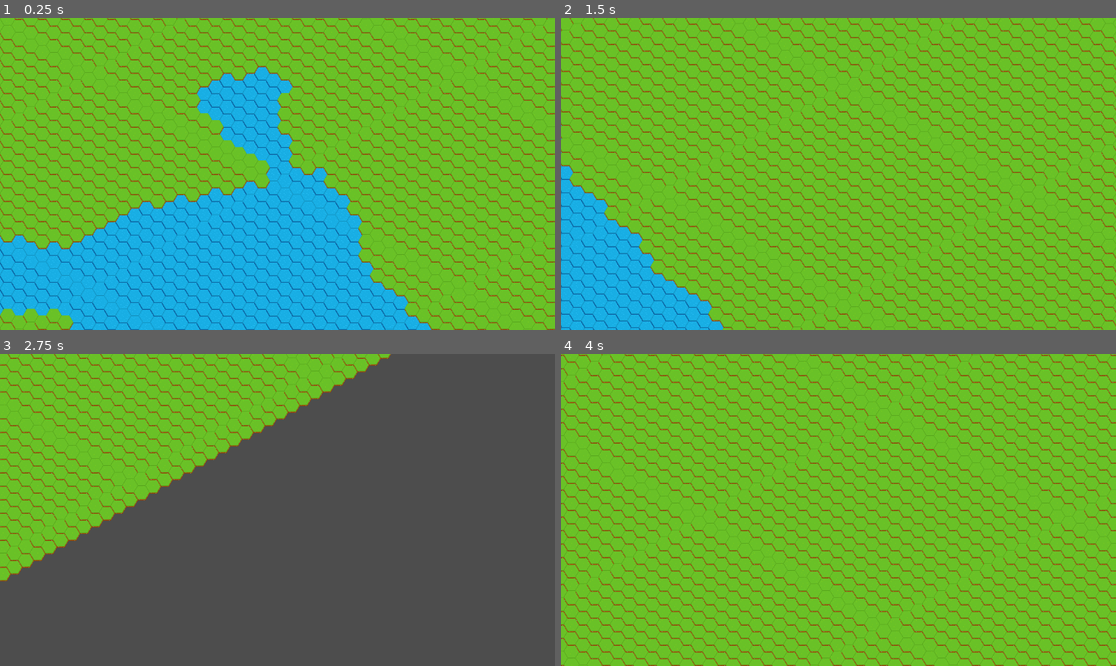
Above: before the commit, frames 1-4 (two rows, left to right).
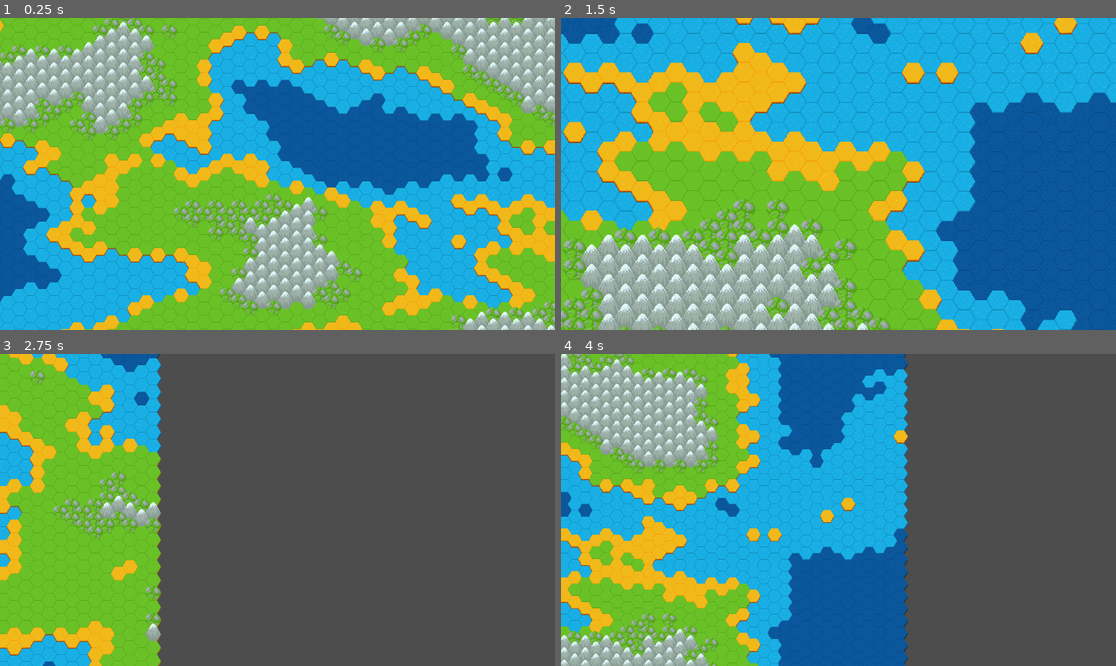
Above: after the commit, the same moments.

Repository: canielDarias/procedural_map_gen
Game: Godot game, scene res://scenes/overworld.tscn
Same seed, same stepped clock (60 frames per second), same inputs: the game is played once before the commit and once after it. The project has no main scene, so this scene is started directly.
Inputs (mouse positions are in pixels of both pictures, inside the frame that each line leads up to):
- Up to frame 1 (0.25 s): no input
- Up to frame 2 (1.5 s): tap Enter at 0.5 s; move the mouse to (960, 158) at 0.52 s; hold D (move_right) 0.53-1.28 s; tap Mouse wheel down (scroll_down, bound only after the commit) at 0.6 s; tap Mouse wheel up (scroll_up, bound only after the commit) at 0.8, 1.35 s; move the mouse to (727, 189) at 1.27 s; hold S (move_down) from 1.28 s (still down)
- Up to frame 3 (2.75 s): tap Mouse wheel down (scroll_down, bound only after the commit) at 1.55, 2.1 s; move the mouse to (333, 441) at 2.02 s; release S (move_down) at 2.03 s; hold D (move_right) from 2.03 s (still down); tap Mouse wheel up (scroll_up, bound only after the commit) at 2.3 s
- Up to frame 4 (4 s): move the mouse to (810, 572) at 2.77 s; release D (move_right) at 2.78 s; hold W (move_up) 2.78-3.53 s; tap Mouse wheel up (scroll_up, bound only after the commit) at 2.85, 3.8 s; tap Mouse wheel down (scroll_down, bound only after the commit) at 3.05, 3.6 s; move the mouse to (1005, 556) at 3.52 s; hold A (move_left) from 3.53 s (still down)

The runs differ from the first frame. In frame 1, 75% of the frame differs, in the area x 0-100%, y 0-100%; in frame 2, 87%; in frame 3, 30%; in frame 4, 91%.

Commit message:
camera zoom; map gen

Diff:
--- a/data/tilemap_overworld.tres
+++ b/data/tilemap_overworld.tres
@@ -1,6 +1,47 @@
-[gd_resource type="TileSet" load_steps=3 format=3 uid="uid://deippwyf75tl6"]
+[gd_resource type="TileSet" load_steps=5 format=3 uid="uid://deippwyf75tl6"]
 
 [ext_resource type="Texture2D" uid="uid://bud8w8yka6e5n" path="res://assets/tiles/fantasyhextiles_v3.png" id="1_4t2ht"]
+[ext_resource type="Texture2D" uid="uid://btl6myenv6tw" path="res://assets/tiles/fantasyhextiles_randr_4_v1.png" id="1_tocfe"]
+
+[sub_resource type="TileSetAtlasSource" id="TileSetAtlasSource_rhiyj"]
+texture = ExtResource("1_tocfe")
+texture_region_size = Vector2i(32, 28)
+0:0/0 = 0
+1:0/0 = 0
+2:0/0 = 0
+3:0/0 = 0
+4:0/0 = 0
+6:0/0 = 0
+0:1/0 = 0
+1:1/0 = 0
+2:1/0 = 0
+3:1/0 = 0
+4:1/0 = 0
+5:1/0 = 0
+6:1/0 = 0
+0:2/0 = 0
+1:2/0 = 0
+2:2/0 = 0
+3:2/0 = 0
+0:3/0 = 0
+1:3/0 = 0
+2:3/0 = 0
+3:3/0 = 0
+0:4/0 = 0
+1:4/0 = 0
+2:4/0 = 0
+3:4/0 = 0
+4:4/0 = 0
+5:4/0 = 0
+6:4/0 = 0
+0:5/0 = 0
+1:5/0 = 0
+2:5/0 = 0
+3:5/0 = 0
+0:6/0 = 0
+1:6/0 = 0
+2:6/0 = 0
+3:6/0 = 0
 
 [sub_resource type="TileSetAtlasSource" id="TileSetAtlasSource_nb37h"]
 texture = ExtResource("1_4t2ht")
@@ -8,6 +49,7 @@
 6:0/0 = 0
 6:0/0/texture_origin = Vector2i(0, 8)
 0:0/size_in_atlas = Vector2i(2, 3)
+0:0/next_alternative_id = 2
 0:0/0 = 0
 0:0/0/texture_origin = Vector2i(0, 8)
 2:0/size_in_atlas = Vector2i(2, 3)
@@ -136,7 +178,8 @@
 
 [resource]
 tile_shape = 3
-tile_layout = 4
+tile_layout = 5
 tile_offset_axis = 1
 tile_size = Vector2i(32, 28)
 sources/3 = SubResource("TileSetAtlasSource_nb37h")
+sources/0 = SubResource("TileSetAtlasSource_rhiyj")
--- a/project.godot
+++ b/project.godot
@@ -36,6 +36,16 @@
 "events": [Object(InputEventKey,"resource_local_to_scene":false,"resource_name":"","device":-1,"window_id":0,"alt_pressed":false,"shift_pressed":false,"ctrl_pressed":false,"meta_pressed":false,"pressed":false,"keycode":0,"physical_keycode":83,"key_label":0,"unicode":115,"echo":false,"script":null)
 ]
 }
+scroll_up={
+"deadzone": 0.5,
+"events": [Object(InputEventMouseButton,"resource_local_to_scene":false,"resource_name":"","device":-1,"window_id":0,"alt_pressed":false,"shift_pressed":false,"ctrl_pressed":false,"meta_pressed":false,"button_mask":0,"position":Vector2(0, 0),"global_position":Vector2(0, 0),"factor":1.0,"button_index":4,"canceled":false,"pressed":false,"double_click":false,"script":null)
+]
+}
+scroll_down={
+"deadzone": 0.5,
+"events": [Object(InputEventMouseButton,"resource_local_to_scene":false,"resource_name":"","device":-1,"window_id":0,"alt_pressed":false,"shift_pressed":false,"ctrl_pressed":false,"meta_pressed":false,"button_mask":0,"position":Vector2(0, 0),"global_position":Vector2(0, 0),"factor":1.0,"button_index":5,"canceled":false,"pressed":false,"double_click":false,"script":null)
+]
+}
 
 [rendering]
 
--- a/scenes/Camera2D.gd
+++ /dev/null
@@ -1,21 +0,0 @@
-extends Camera2D
-
-@export var speed : int
-
-# Called when the node enters the scene tree for the first time.
-func _ready():
-	pass # Replace with function body.
-
-func _process(delta):
-	var velocity = Vector2()
-	if Input.is_action_pressed("move_right"):
-			velocity.x += 1
-	if Input.is_action_pressed("move_left"):
-			velocity.x -= 1
-	if Input.is_action_pressed("move_down"):
-			velocity.y += 1
-	if Input.is_action_pressed("move_up"):
-		velocity.y -= 1
-
-	velocity = velocity.normalized() * speed * delta
-	global_position += velocity
--- /dev/null
+++ b/scenes/camera.gd
@@ -0,0 +1,39 @@
+extends Camera2D
+
+@export var speed : int
+@export var zoom_spd : float
+
+var zoom_trg : float
+var zoomin : bool
+
+# Called when the node enters the scene tree for the first time.
+func _ready():
+	zoom_trg = 1
+
+func _process(delta):
+	var velocity = Vector2()
+	var zm = Vector2()
+
+	if Input.is_action_pressed("move_right"):
+		velocity.x += 1
+	if Input.is_action_pressed("move_left"):
+		velocity.x -= 1
+	if Input.is_action_pressed("move_down"):
+		velocity.y += 1
+	if Input.is_action_pressed("move_up"):
+		velocity.y -= 1
+	if Input.is_action_just_released("scroll_up") && zoom_trg <= 2:
+		zoom_trg *= 2
+		zoomin = true
+	if Input.is_action_just_released("scroll_down") && zoom_trg >= 0.5:
+		zoom_trg /= 2
+		zoomin = false
+
+	velocity = velocity.normalized() * speed * delta
+
+	if zoom_trg > zoom.x && zoomin:
+		zoom *= zoom_spd
+	if zoom_trg < zoom.x && !zoomin:
+		zoom /= zoom_spd
+
+	global_position += velocity
--- a/scenes/overworld.gd
+++ b/scenes/overworld.gd
@@ -8,18 +8,44 @@
 @onready var tile_map = $TileMap
 
 var source_id = 3
-var water_atlas = Vector2i(12,0)
-var land_atlas = Vector2i(0,0)
+var deep_water = Vector2i(14,0)
+var water = Vector2i(12,0)
+var land = Vector2i(0,0)
+var sand = Vector2i(0,9)
+var hill = Vector2i(6,0)
+var mountain = Vector2i(10,0)
 
 func generate_world():
-	for x in range(-width/2, width/2):
-		for y in range(-heigth/2, heigth/2):
+	var x : float
+	var y : float
+
+	for w : float in range(width):
+		x = floor(-width/4)*3 + floor(w/2)
+		y = floor(-heigth/4) - ceil(w/2)
+
+		if w == floor(0):
+			print(x,",",y)
+
+		for h : float in range(heigth):
+
 			var noise_val = noise.get_noise_2d(x,y)
 
-			if noise_val < 0.0:
-				tile_map.set_cell(0, Vector2i(x,y),source_id,water_atlas)
-			elif noise_val > 0.0:
-				tile_map.set_cell(0, Vector2i(x,y),source_id,land_atlas)
+			if noise_val < -0.3:
+				tile_map.set_cell(-1, Vector2i(x,y),source_id,deep_water)
+			elif noise_val < 0.0:
+				tile_map.set_cell(0, Vector2i(x,y),source_id,water)
+			elif noise_val < 0.1:
+				tile_map.set_cell(0, Vector2i(x,y),source_id,sand)
+			elif noise_val < 0.4:
+				tile_map.set_cell(0, Vector2i(x,y),source_id,land)
+			elif noise_val < 0.5:
+				tile_map.set_cell(0, Vector2i(x,y),source_id,hill)
+			else:
+				tile_map.set_cell(0, Vector2i(x,y),source_id,mountain)
+
+			x += 1
+			y += 1
+
 
 
 # Called when the node enters the scene tree for the first time.
--- a/scenes/overworld.tscn
+++ b/scenes/overworld.tscn
@@ -2,7 +2,7 @@
 
 [ext_resource type="Script" path="res://scenes/overworld.gd" id="1_1ecaj"]
 [ext_resource type="TileSet" uid="uid://deippwyf75tl6" path="res://data/tilemap_overworld.tres" id="1_r0oli"]
-[ext_resource type="Script" path="res://scenes/Camera2D.gd" id="3_a4fl4"]
+[ext_resource type="Script" path="res://scenes/camera.gd" id="3_a4fl4"]
 
 [sub_resource type="Gradient" id="Gradient_eom0j"]
 offsets = PackedFloat32Array(0.409091, 0.496318, 0.546392, 0.580265, 0.63623, 0.698085)
@@ -10,7 +10,7 @@
 
 [sub_resource type="FastNoiseLite" id="FastNoiseLite_lxr7j"]
 noise_type = 0
-frequency = 0.0047
+frequency = 0.0315
 offset = Vector3(-256.5, 603.45, -474.14)
 metadata/_preview_in_3d_space_ = true
 
@@ -26,7 +26,9 @@
 [node name="TileMap" type="TileMap" parent="."]
 tile_set = ExtResource("1_r0oli")
 format = 2
+layer_0/name = "Terreno"
 
 [node name="Camera2D" type="Camera2D" parent="."]
 script = ExtResource("3_a4fl4")
 speed = 1000
+zoom_spd = 1.1
